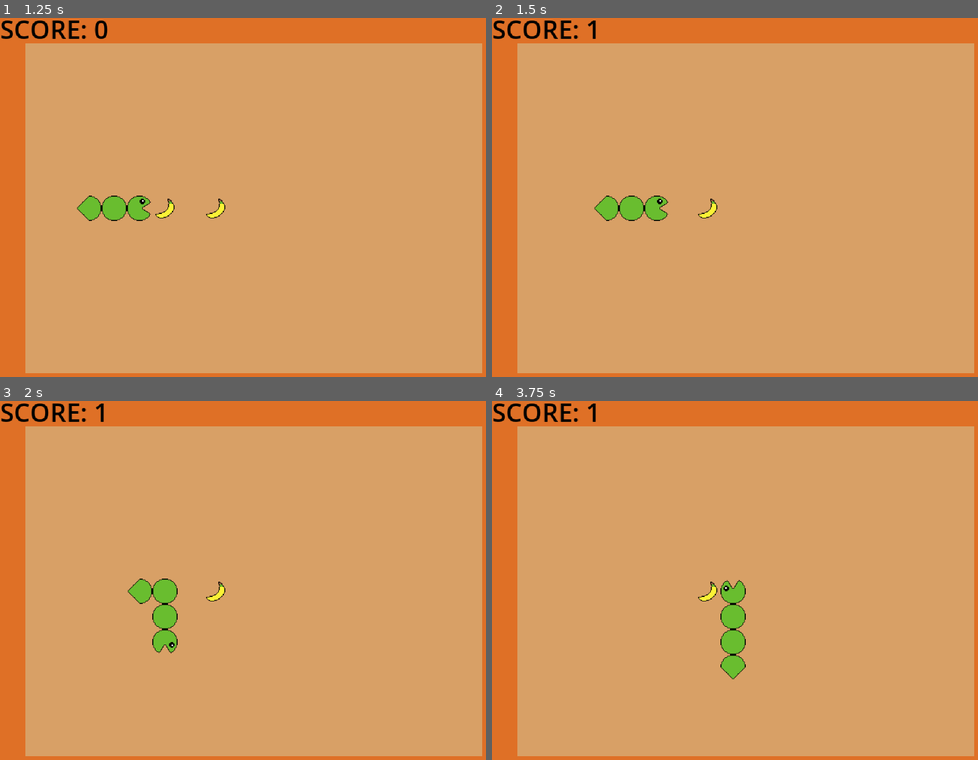
Above: before the commit, frames 1-4 (two rows, left to right).
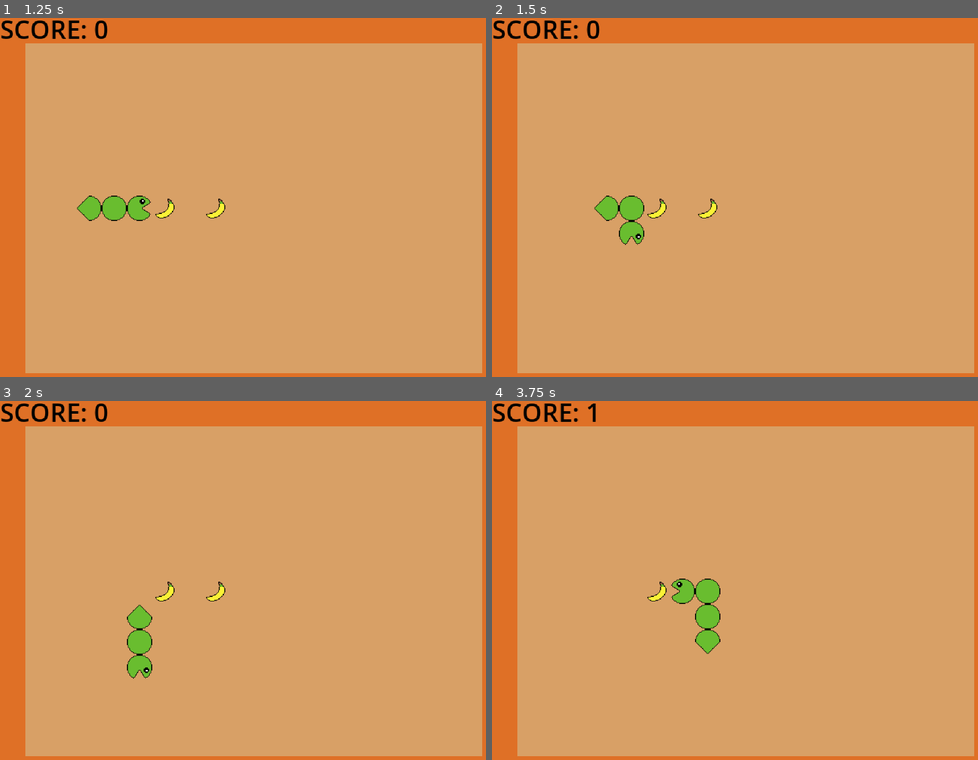
Above: after the commit, the same moments.

Repository: tkrippes/the-diabetic-pac-snake
Game: Godot game, scene res://scenes/main.tscn
Two runs of this game, one before a commit and one after it. Both use one fixed random seed, a clock stepped at 60 frames per second and the inputs below.
Inputs:
- Up to frame 1 (1.25 s): tap Enter (enter) at 0.5, 0.6 s; hold Right (move_right) from 0.53 s (still down)
- Up to frame 2 (1.5 s): release Right (move_right) at 1.28 s; hold Down (move_down) from 1.28 s (still down); tap Enter (enter) at 1.35 s
- Up to frame 3 (2 s): keep holding Down (move_down)
- Up to frame 4 (3.75 s): release Down (move_down) at 2.03 s; hold Right (move_right) 2.03-2.78 s; tap Enter (enter) at 2.1, 2.85, 3.6 s; hold Up (move_up) 2.78-3.53 s; hold Left (move_left) from 3.53 s (still down)

Frame 1 is identical in both runs. In frame 2, 0.6% of the frame differs, in the area x 19-37%, y 0-64%; in frame 3, 2.0%; in frame 4, 2.3%, in the area x 31-53%, y 49-78%.

Commit message:
refactor: make snake move on physics process instead of on timer timeout

Diff:
--- a/scenes/snake.tscn
+++ b/scenes/snake.tscn
@@ -54,8 +54,3 @@
 
 [node name="Hitbox" type="CollisionShape2D" parent="Tail"]
 shape = SubResource("CircleShape2D_auphx")
-
-[node name="MovementTimer" type="Timer" parent="."]
-wait_time = 0.25
-
-[connection signal="timeout" from="MovementTimer" to="." method="_on_movement_timer_timeout"]
--- a/scripts/snake.gd
+++ b/scripts/snake.gd
@@ -10,14 +10,13 @@
 	RIGHT,
 }
 
+@export var movement_timeout: float = 0.25
 @export var tile_size: int = 32
 
 @onready var head: SnakeHead = $Head
 @onready var bodies: Array[SnakeBody] = [$Body]
 @onready var tail: SnakeTail = $Tail
 
-@onready var movement_timer: Timer = $MovementTimer
-
 var _initial_head_position: Vector2
 var _initial_body_position: Vector2
 var _initial_tail_position: Vector2
@@ -28,7 +27,9 @@
 var _last_direction := Direction.RIGHT
 var _current_direction := Direction.RIGHT
 
-var _queue_add_body := false
+var _move                  := false
+var _elapsed_movement_time := 0.0
+var _add_body_on_next_move := false
 
 
 func _ready() -> void:
@@ -52,14 +53,20 @@
 			_current_direction = Direction.RIGHT
 
 
-func _on_movement_timer_timeout() -> void:
-	_update_head()
-	_update_bodies()
-	_update_tail()
+func _physics_process(delta: float) -> void:
+	if _move:
+		_elapsed_movement_time += delta
+
+		if _elapsed_movement_time >= movement_timeout:
+			_elapsed_movement_time = 0.0
+
+			_update_head()
+			_update_bodies()
+			_update_tail()
 
 
 func start() -> void:
-	movement_timer.start()
+	_move = true
 
 
 func reset() -> void:
@@ -73,7 +80,7 @@
 
 
 func add_body() -> void:
-	_queue_add_body = true
+	_add_body_on_next_move = true
 
 
 func _update_head() -> void:
@@ -125,7 +132,7 @@
 		_last_body_positions.append(bodies[i].position)
 		bodies[i].position = _last_body_positions[i - 1]
 
-	if _queue_add_body:
+	if _add_body_on_next_move:
 		_add_body()
 
 
@@ -146,7 +153,7 @@
 	add_child(new_body)
 
 	_last_body_positions.append(tail.position)
-	_queue_add_body = false
+	_add_body_on_next_move = false
 
 
 func _update_tail() -> void:
@@ -193,7 +200,10 @@
 
 
 func _die() -> void:
-	movement_timer.stop()
+	_move = false
+	_elapsed_movement_time = 0.0
+	_add_body_on_next_move = false
+
 	died.emit()
 	hide()
 
